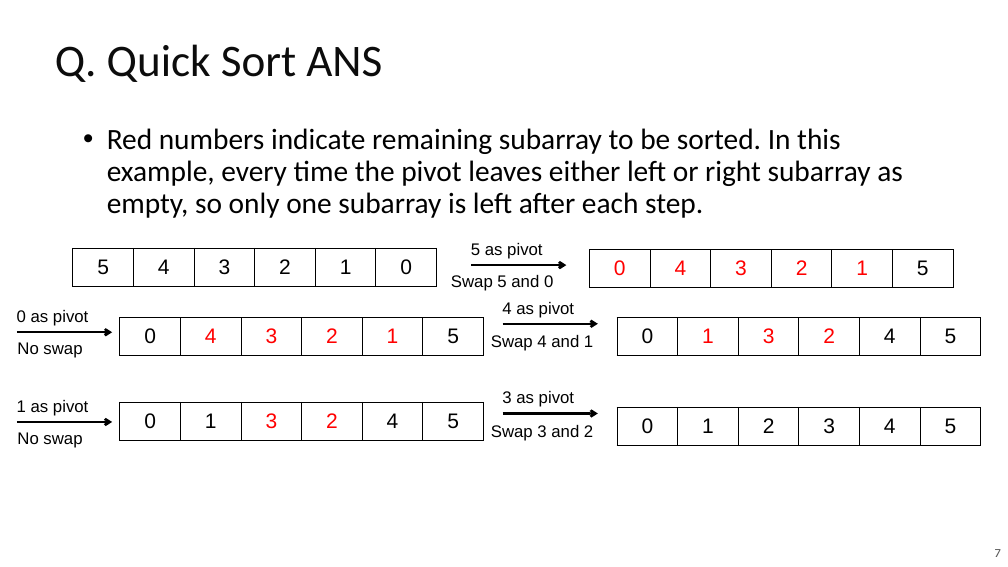
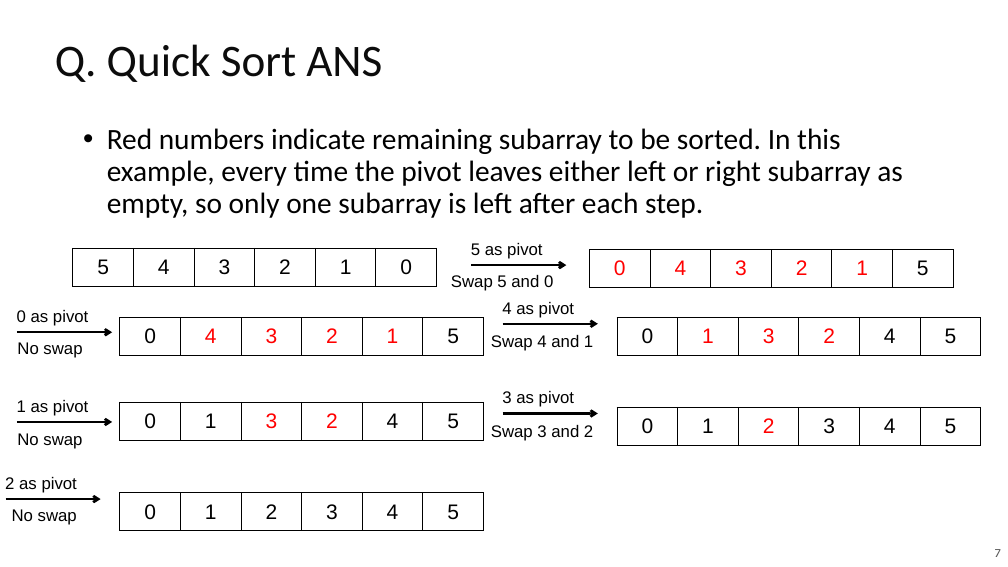
Before and after one commit to guhofstra/CSC111Fa25, a slide deck: slide 7 of PPTs/Lecture 15-sorting Exercises ANS.pptx. Drawn at 1008x567 pixels with LibreOffice and Linux fonts; fonts in the diff are those of the drawing. Boxes give left, top, right and bottom in pixels: in the first picture for what was removed or moved away, otherwise in the second. Text is boxed around its words. In the diff, an @@ line names an element or a change of style, - is before the commit and + after.

```diff
--- a/PPTs/Lecture 15-sorting Exercises ANS.pptx
+++ b/PPTs/Lecture 15-sorting Exercises ANS.pptx
@@ table at box(617, 408, 980, 445) @@
@@ text colour #000000 to #FF0000 in "2" @@
@@ text added at box(5, 477, 77, 493), 16 pt, text #000000 @@
+2 as pivot
@@ arrow added from (5, 499) to (101, 499), #000000 2.25 pt @@
@@ text added at box(12, 509, 77, 525), 16 pt, text #000000 @@
+No swap
@@ table added at box(120, 493, 483, 531), 1 rows, 6 columns @@
+0 | 1 | 2 | 3 | 4 | 5
```
Also in this commit, not shown: 3 other files.
